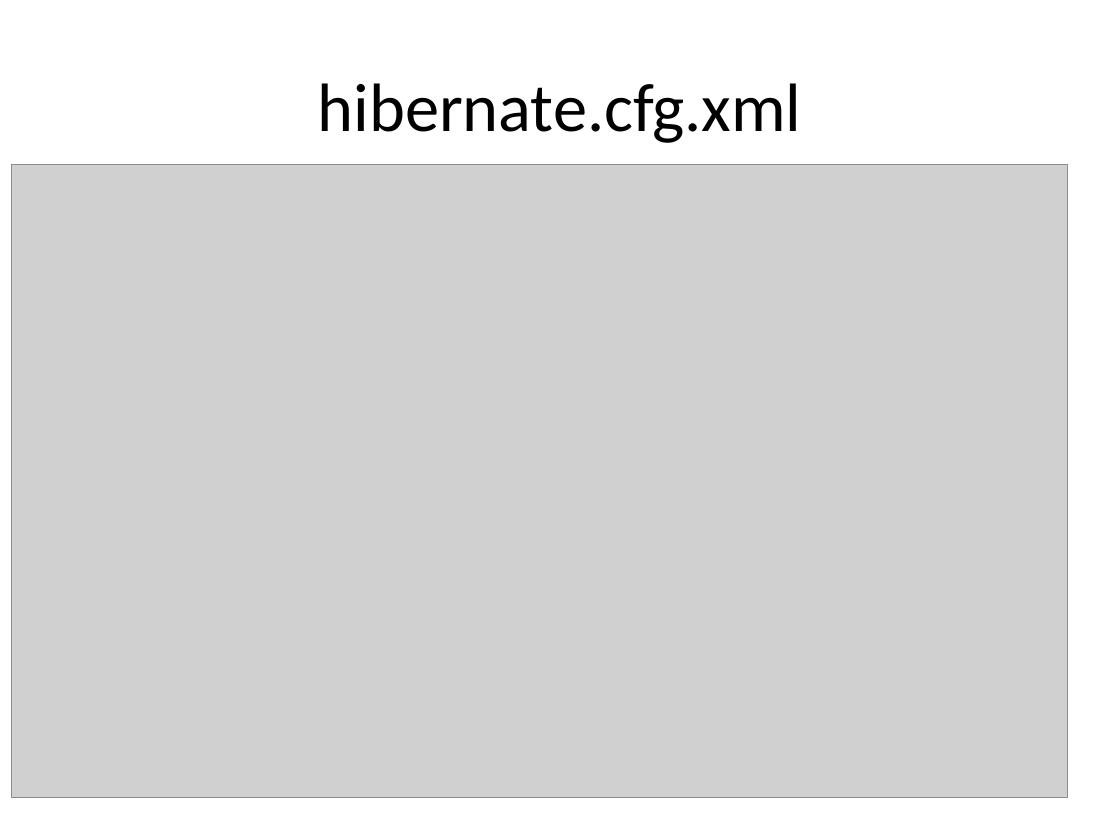
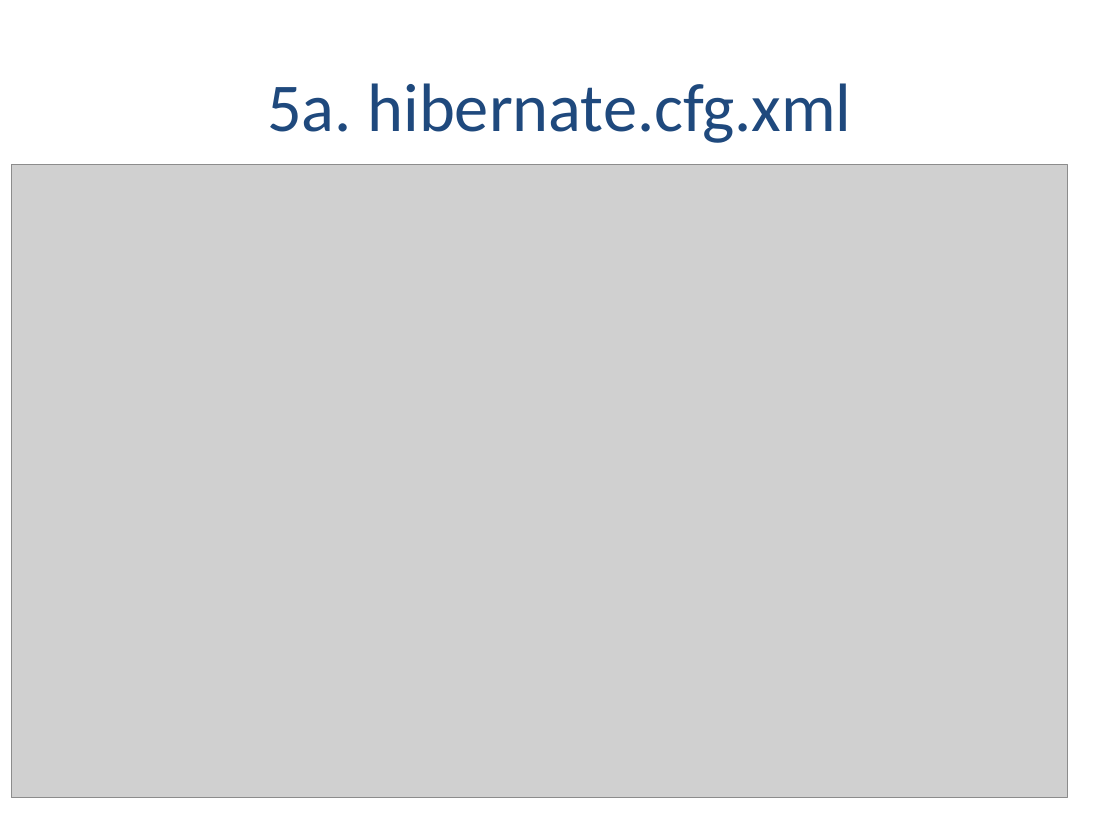
Before and after one commit to alicjasalamon/DB2, a slide deck: slide 21 of MySQL + Hibernate.pptx (slide 20 before the commit). Drawn at 1120x840 pixels with LibreOffice and Linux fonts; fonts in the diff are those of the drawing; grey boxes stand for pictures. Boxes give left, top, right and bottom in pixels: in the first picture for what was removed or moved away, otherwise in the second. Text is boxed around its words. In the diff, an @@ line names an element or a change of style, - is before the commit and + after.

```diff
--- a/MySQL + Hibernate.pptx
+++ b/MySQL + Hibernate.pptx
@@ title at bbox=[267, 83, 851, 143]: text changed; text colour #000000 to #1F497D @@
-hibernate.cfg.xml
+5a. hibernate.cfg.xml
```
Also in this commit, not shown: 24 other slides changed, 2 slides added, 1 slide removed.
